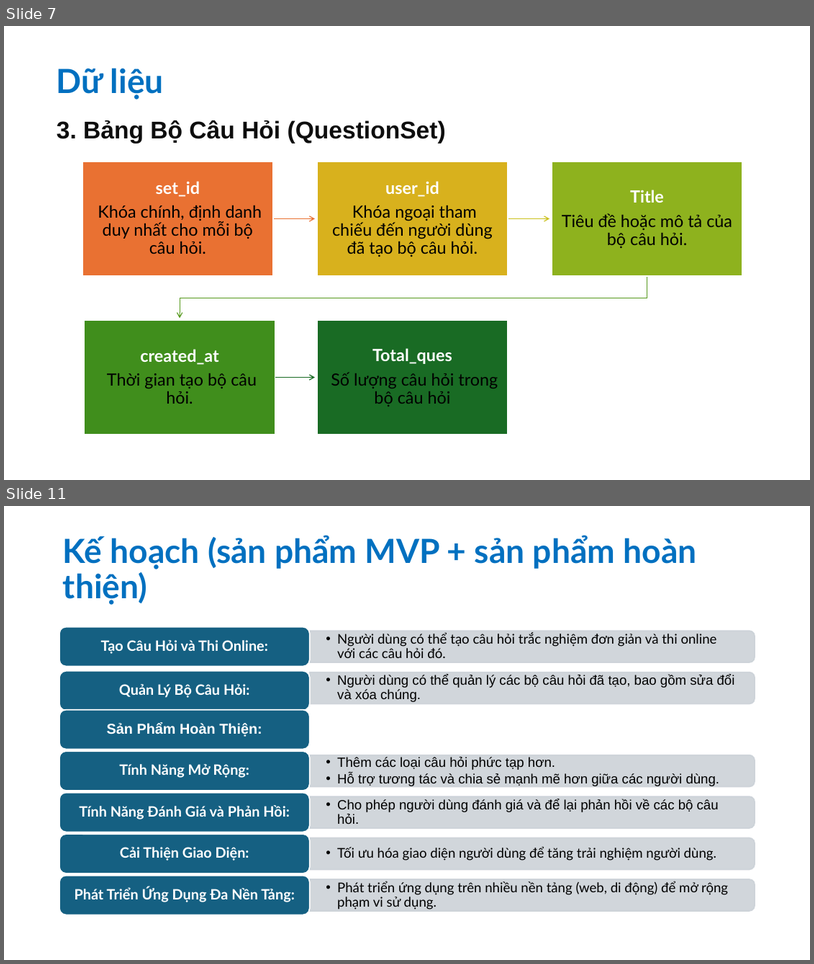
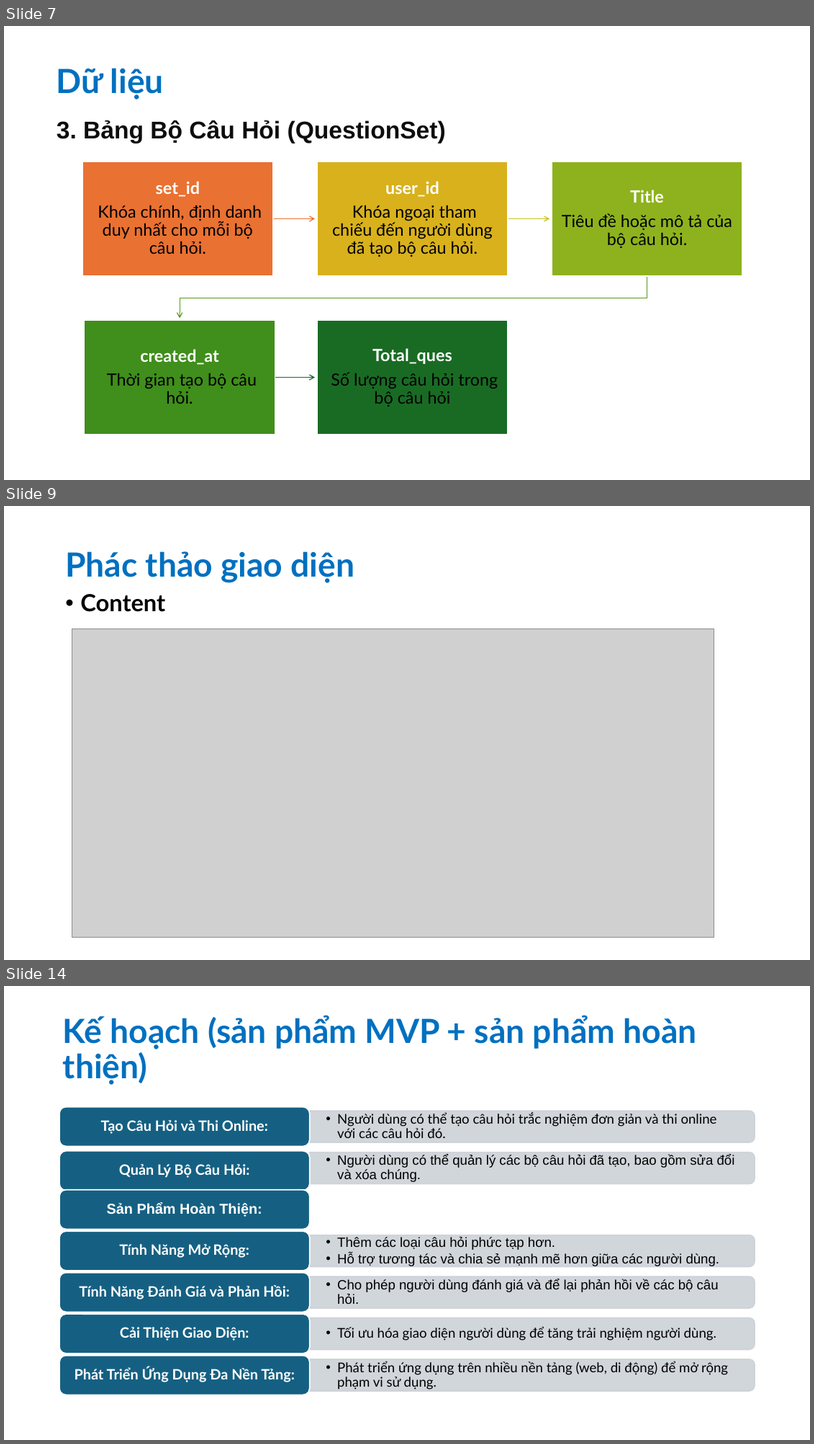
Before and after one commit to tyhuynh03/final_project, a slide deck: project.pptx. Shown one above the other, each under a label of ours: slides 7 and 11 before the commit, slides 7, 9 and 14 after it; the slides between them are not shown. The pictures are 814x964 and 814x1444 pixels, drawn with LibreOffice and Linux fonts; fonts in the diff are those of the drawing; grey boxes stand for pictures. Boxes give left, top, right and bottom in pixels: in the first picture for what was removed or moved away, otherwise in the second. Text is boxed around its words. In the diff, an @@ line names an element or a change of style, - is before the commit and + after.

```diff
--- a/project.pptx
+++ b/project.pptx
@@ slide 9 added at box(4, 506, 810, 960), background #FFFFFF @@
@@ title added at box(65, 551, 355, 583), 39.6 pt, text #0070C0, bold @@
+Phác thảo giao diện
@@ text added at box(80, 594, 165, 612), 28 pt, text #000000, bold @@
+• Content
@@ picture added at box(72, 629, 714, 937) @@
@@ what was slide 11 is now slide 14 @@
```
Also in this commit, not shown: 3 slides changed, 2 other slides added.
